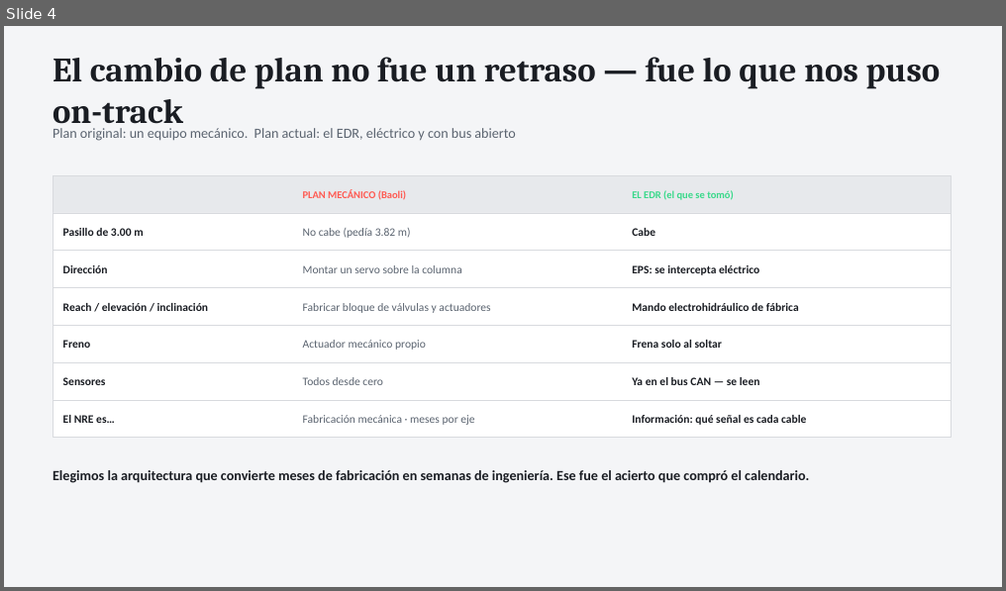
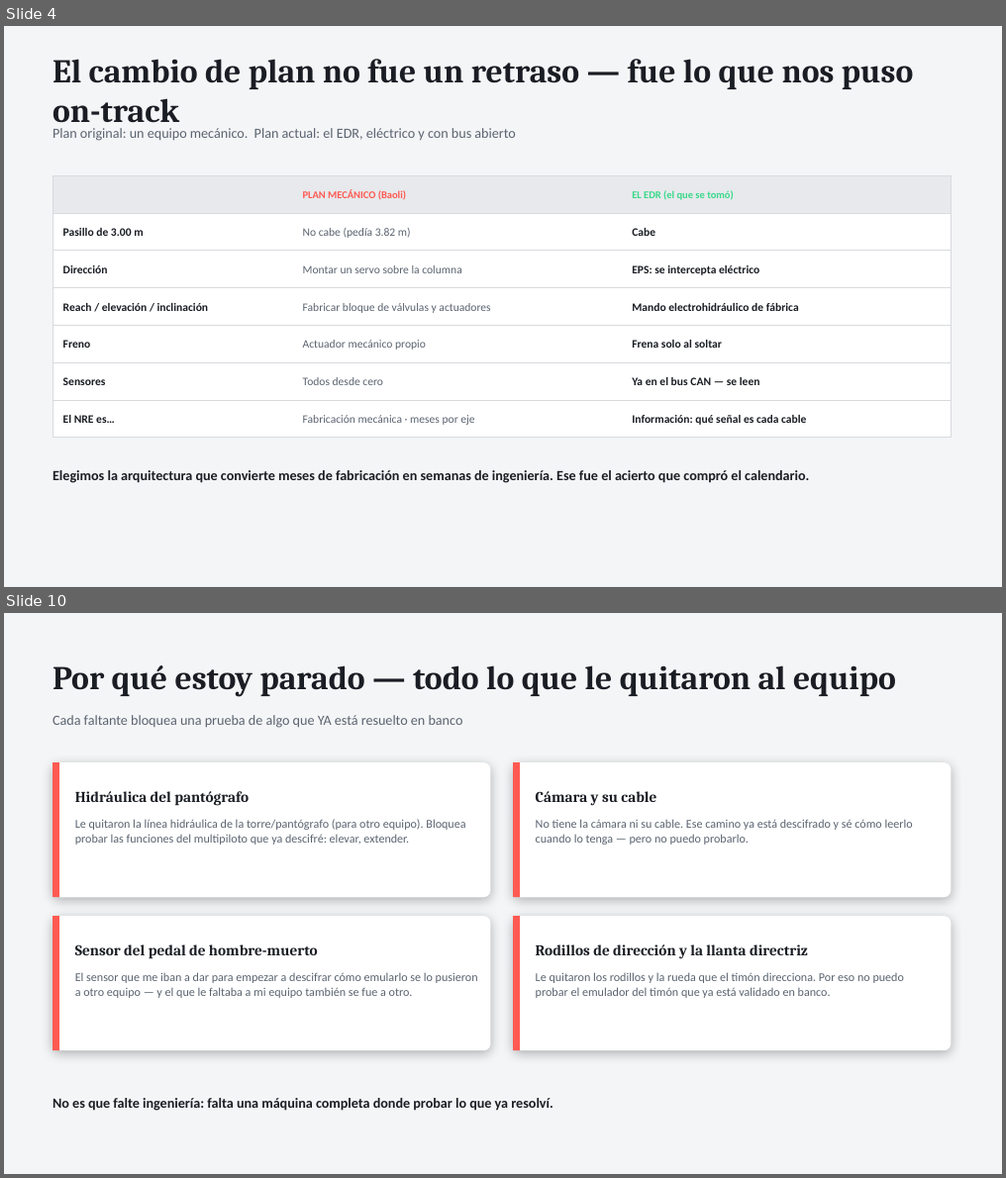
Before and after one commit to Rodzilla-TheCreator/tata, a slide deck: presentaciones/TaTa_Estado_y_Pedido_Omar.pptx. Shown one above the other, each under a label of ours: slide 4 before the commit, slides 4 and 10 after it; the slides between them are not shown. The pictures are 1006x591 and 1006x1178 pixels, drawn with LibreOffice and Linux fonts; fonts in the diff are those of the drawing. Boxes give left, top, right and bottom in pixels: in the first picture for what was removed or moved away, otherwise in the second. Text is boxed around its words. In the diff, an @@ line names an element or a change of style, - is before the commit and + after.

```diff
--- a/presentaciones/TaTa_Estado_y_Pedido_Omar.pptx
+++ b/presentaciones/TaTa_Estado_y_Pedido_Omar.pptx
@@ slide 10 added at box(4, 613, 1002, 1174), background #F4F5F7 @@
@@ text added at box(53, 665, 896, 697), 32 pt, text #1A1D23, bold @@
+Por qué estoy parado — todo lo que le quitaron al equipo
@@ text added at box(53, 715, 463, 728), 13.5 pt, text #5B6470 @@
+Cada faltante bloquea una prueba de algo que YA está resuelto en banco
@@ rounded rectangle added at box(53, 762, 491, 897), fill #FFFFFF @@
@@ rectangle added at box(53, 762, 59, 897), fill #FF5A52 @@
@@ rounded rectangle added at box(513, 762, 951, 897), fill #FFFFFF @@
@@ rectangle added at box(513, 762, 520, 897), fill #FF5A52 @@
@@ text added at box(75, 791, 249, 806), 14.5 pt, text #1A1D23, bold @@
+Hidráulica del pantógrafo
@@ text added at box(75, 819, 465, 845), 11.5 pt, text #5B6470 @@
+Le quitaron la línea hidráulica de la torre/pantógrafo (para otro equipo). Bloquea probar las funciones del multipiloto que ya descifré: elevar, extender.
@@ text added at box(536, 791, 656, 806), 14.5 pt, text #1A1D23, bold @@
+Cámara y su cable
@@ text added at box(536, 819, 913, 845), 11.5 pt, text #5B6470 @@
+No tiene la cámara ni su cable. Ese camino ya está descifrado y sé cómo leerlo cuando lo tenga — pero no puedo probarlo.
@@ rounded rectangle added at box(53, 916, 491, 1051), fill #FFFFFF @@
@@ rectangle added at box(53, 916, 59, 1051), fill #FF5A52 @@
@@ rounded rectangle added at box(513, 916, 951, 1051), fill #FFFFFF @@
@@ rectangle added at box(513, 916, 520, 1051), fill #FF5A52 @@
@@ text added at box(75, 945, 318, 959), 14.5 pt, text #1A1D23, bold @@
+Sensor del pedal de hombre-muerto
@@ text added at box(536, 945, 808, 959), 14.5 pt, text #1A1D23, bold @@
+Rodillos de dirección y la llanta directriz
@@ text added at box(75, 972, 478, 998), 11.5 pt, text #5B6470 @@
+El sensor que me iban a dar para empezar a descifrar cómo emularlo se lo pusieron a otro equipo — y el que le faltaba a mi equipo también se fue a otro.
@@ text added at box(536, 972, 904, 998), 11.5 pt, text #5B6470 @@
+Le quitaron los rodillos y la rueda que el timón direcciona. Por eso no puedo probar el emulador del timón que ya está validado en banco.
@@ text added at box(53, 1098, 553, 1111), 13.5 pt, text #1A1D23, bold @@
+No es que falte ingeniería: falta una máquina completa donde probar lo que ya resolví.
@@ slide 4 changed as well @@
@@ text "El cambio de plan no ..." at box(53, 59, 913, 130): size 33 to 32 pt @@
```
Also in this commit, not shown: 8 other slides changed, 7 other slides added, 3 slides removed, 2 other files.
